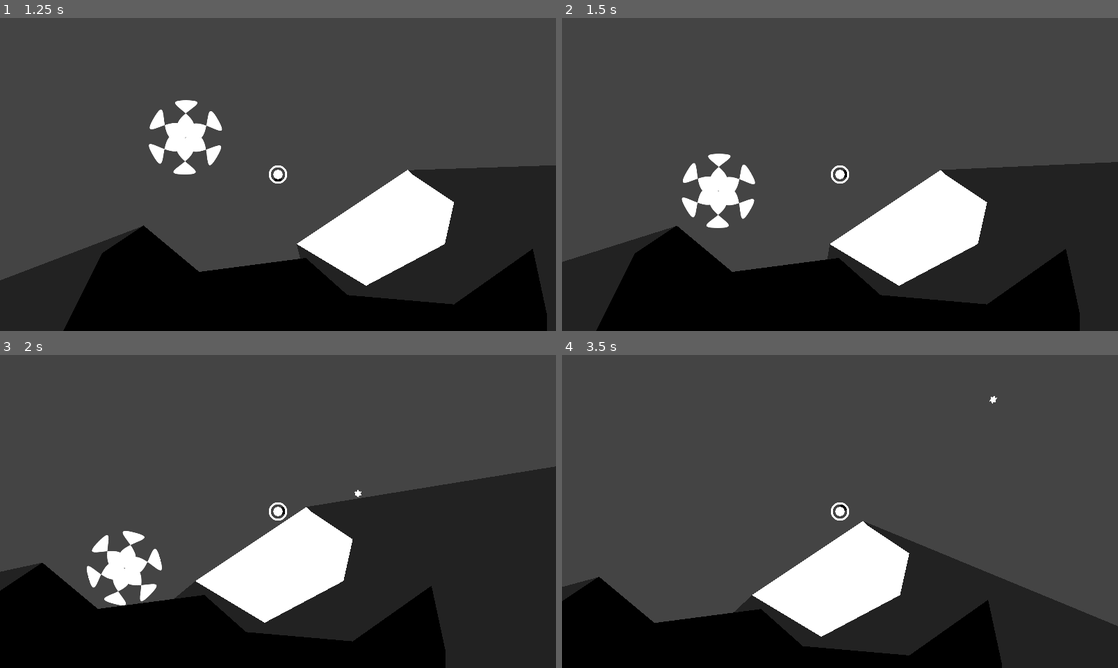
Above: before the commit, frames 1-4 (two rows, left to right).
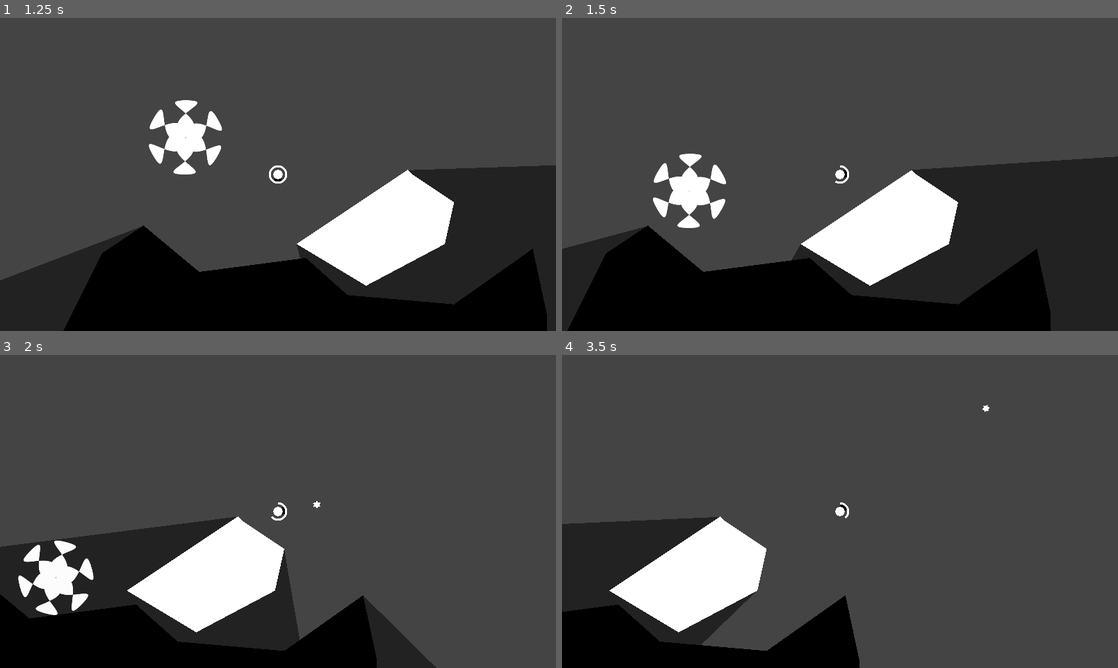
Above: after the commit, the same moments.

Repository: Quicksilver151/Circles-Adventure
Game: Godot game, scene res://Scenes/Menu.tscn
Two runs of this game, one before a commit and one after it. Both use one fixed random seed, a clock stepped at 60 frames per second and the inputs below. The engine's default icon, where the game draws it, is replaced by a stand-in: a white triangle on a blue panel in a dark square.
Inputs (mouse positions are in pixels of both pictures, inside the frame that each line leads up to):
- Up to frame 1 (1.25 s): click "Play" at 0.5 s
- Up to frame 2 (1.5 s): tap Enter (ui_accept) at 1.25 s; move the mouse to (962, 158) at 1.27 s; hold Right (ui_right) from 1.28 s (still down); hold Shift (a_dash) from 1.28 s (still down)
- Up to frame 3 (2 s): keep holding Right (ui_right); keep holding Shift (a_dash); tap Enter (ui_accept) at 1.52 s; tap Space (a_shoot) at 1.55 s
- Up to frame 4 (3.5 s): move the mouse to (728, 527) at 2.02 s; release Shift (a_dash) at 2.03 s; tap Space (a_shoot) at 2.1, 3.05 s; tap Enter (ui_accept) at 2.27 s; tap Shift (a_dash) at 2.3 s; move the mouse to (895, 442) at 2.77 s; release Right (ui_right) at 2.78 s; hold Left (ui_left) from 2.78 s (still down); hold Shift (a_dash) from 2.78 s (still down)

Frame 1 is identical in both runs. In frame 2, 12% of the frame differs, in the area x 0-100%, y 43-100%; in frame 3, 39%, in the area x 0-100%, y 35-100%; in frame 4, 32%.

Commit message:
implemented some form of dash
- probably need a better one. with restricted movement + immune to attacks

Diff:
--- a/Code/Player.gd
+++ b/Code/Player.gd
@@ -3,7 +3,7 @@
 var charge = 100
 var CHARGE_SPEED = 20
 
-const SPEED = 500.0
+var SPEED = 500.0
 const JUMP_VELOCITY = -400.0
 
 # Get the gravity from the project settings to be synced with RigidBody nodes.
@@ -21,8 +21,15 @@
 func _unhandled_input(event):
 	if event.is_action_pressed("a_shoot"):
 		$Shooter.shoot(self)
+	if event.is_action_pressed("a_dash"):
+		if charge > 45:
+			dash()
 
-
+func dash():
+	charge -= 45
+	SPEED *= 2.0
+	await get_tree().create_timer(0.5).timeout
+	SPEED /= 2.0
 
 
 #func _physics_process(delta):
--- a/Components/Shooter.gd
+++ b/Components/Shooter.gd
@@ -32,6 +32,6 @@
 	var bullet : Bullet = bullet_type.instantiate()
 	bullet.rotate(gun.rotation)
 	bullet.speed = 1000
-	bullet.position = global_position + Vector2.RIGHT.rotated(gun.rotation)*64
+	bullet.position = global_position + Vector2.RIGHT.rotated(gun.rotation)*24
 	node.get_parent().add_child(bullet)
 	node.charge -= 5
--- a/Components/TopDownMovement.gd
+++ b/Components/TopDownMovement.gd
@@ -1,7 +1,8 @@
 extends Node2D
 class_name TopDownMovement
 
-var speed = 12
+@onready var character : CharacterBody2D = get_parent()
+
 
 func _physics_process(delta):
 	if visible:
@@ -13,6 +14,5 @@
 		Input.get_axis("ui_up","ui_down")
 		).normalized()
 
-	var character: CharacterBody2D = get_parent()
 	character.velocity = direction * character.SPEED
 	character.move_and_slide()
--- a/Objects/Player.tscn
+++ b/Objects/Player.tscn
@@ -8,7 +8,7 @@
 [ext_resource type="Texture2D" uid="uid://b443ry8ou4hi0" path="res://Assets/Sprites/CircleOutline.svg" id="6_t1htw"]
 
 [sub_resource type="CircleShape2D" id="CircleShape2D_cxrn0"]
-radius = 32.0
+radius = 16.0
 
 [sub_resource type="Gradient" id="Gradient_slyck"]
 offsets = PackedFloat32Array(0.378151, 1)
@@ -38,7 +38,6 @@
 texture = ExtResource("1_iighx")
 
 [node name="CollisionShape2D" type="CollisionShape2D" parent="."]
-visible = false
 shape = SubResource("CircleShape2D_cxrn0")
 
 [node name="PointLight2D" type="PointLight2D" parent="."]
